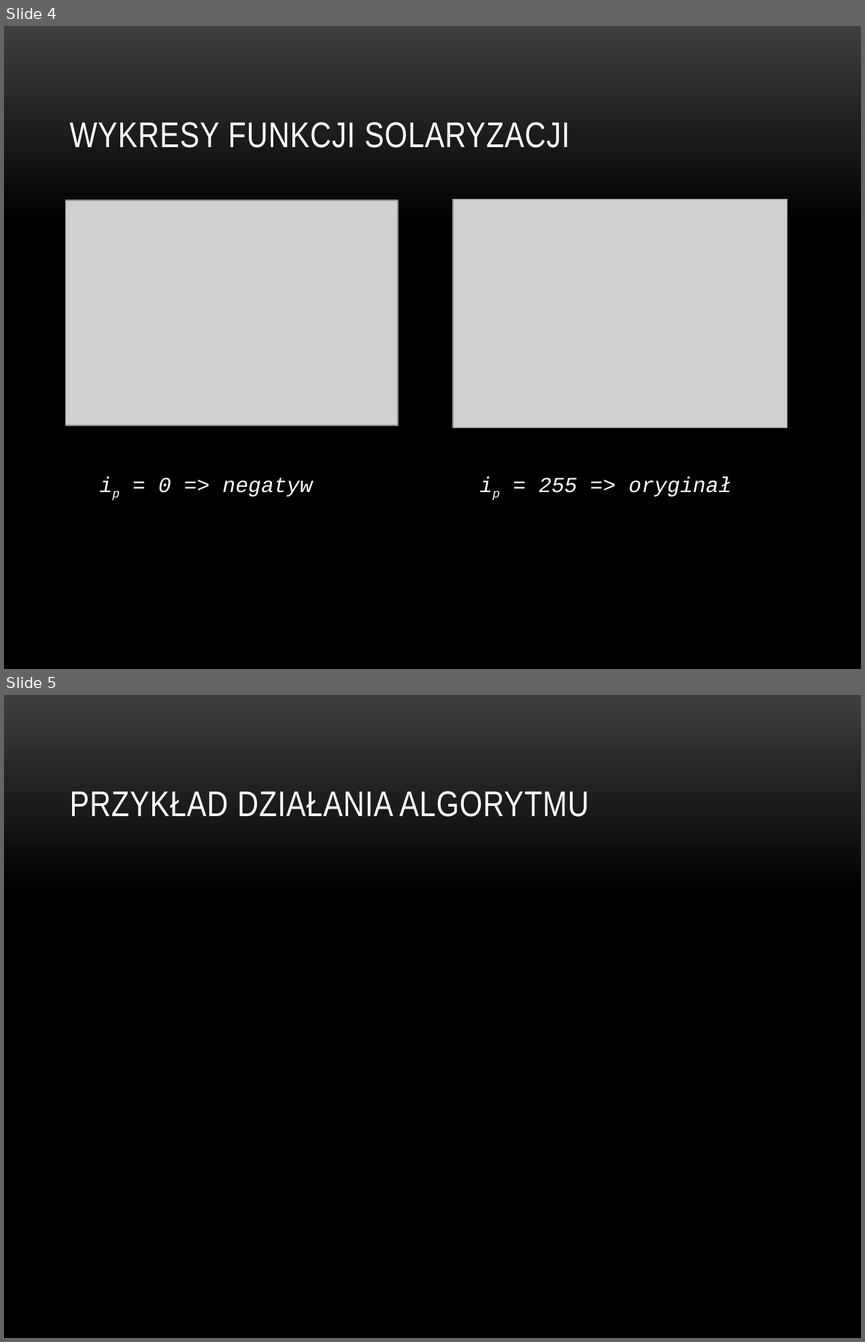
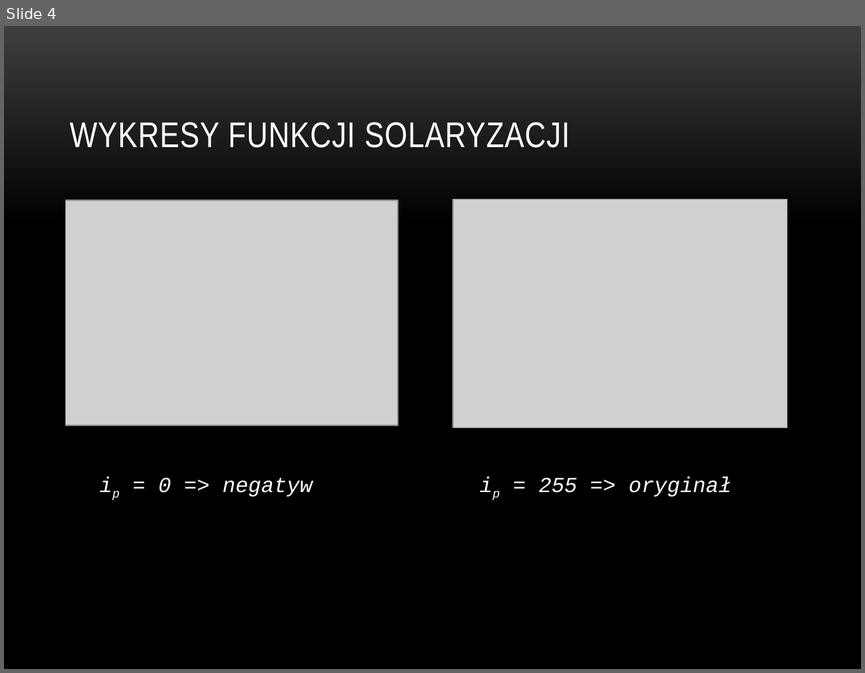
Before and after one commit to BartekBac/home, a slide deck: Algorytm solaryzacji obrazu.pptx. Shown one above the other, each under a label of ours: slides 4 and 5 before the commit, slide 4 after it. The pictures are 865x1342 and 865x673 pixels, drawn with LibreOffice and Linux fonts; fonts in the diff are those of the drawing; grey boxes stand for pictures; background and template pictures are left out. Boxes give left, top, right and bottom in pixels: in the first picture for what was removed or moved away, otherwise in the second. Text is boxed around its words. In the diff, an @@ line names an element or a change of style, - is before the commit and + after.

Commit message:
sth

```diff
--- a/Algorytm solaryzacji obrazu.pptx
+++ b/Algorytm solaryzacji obrazu.pptx
@@ slide 5 removed at <box>4,695,861,1338</box>, background picture (left out) @@
@@ title removed at <box>70,791,589,817</box> @@
-PRZYKŁAD DZIAŁANIA ALGORYTMU
```
Also in this commit, not shown: 1 slide added.
